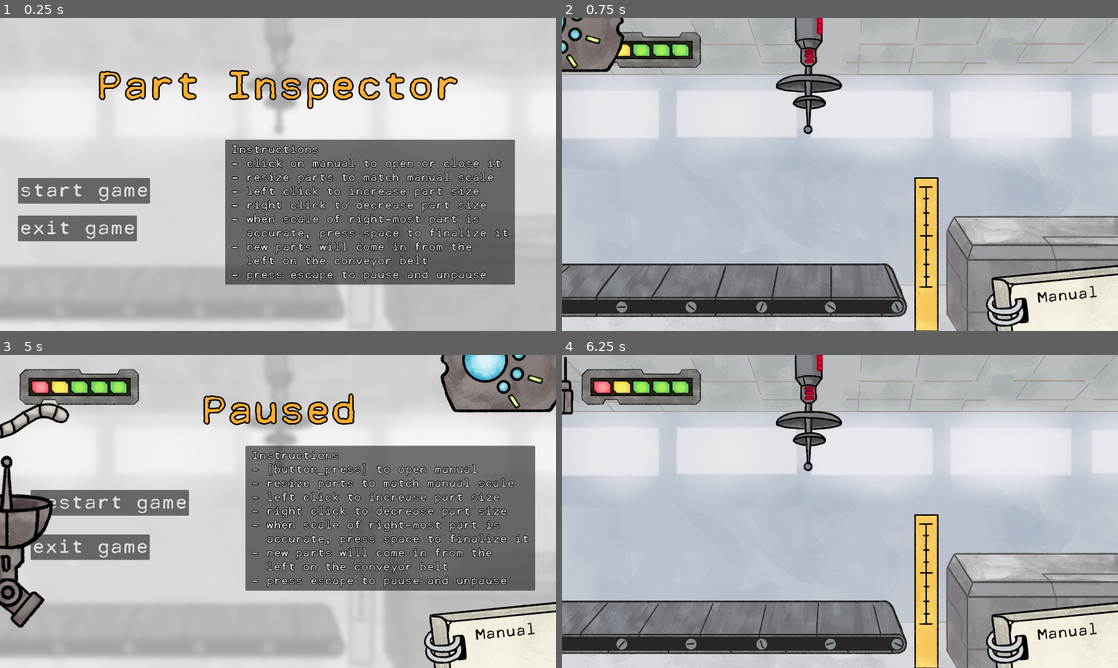
Above: before the commit, frames 1-4 (two rows, left to right).
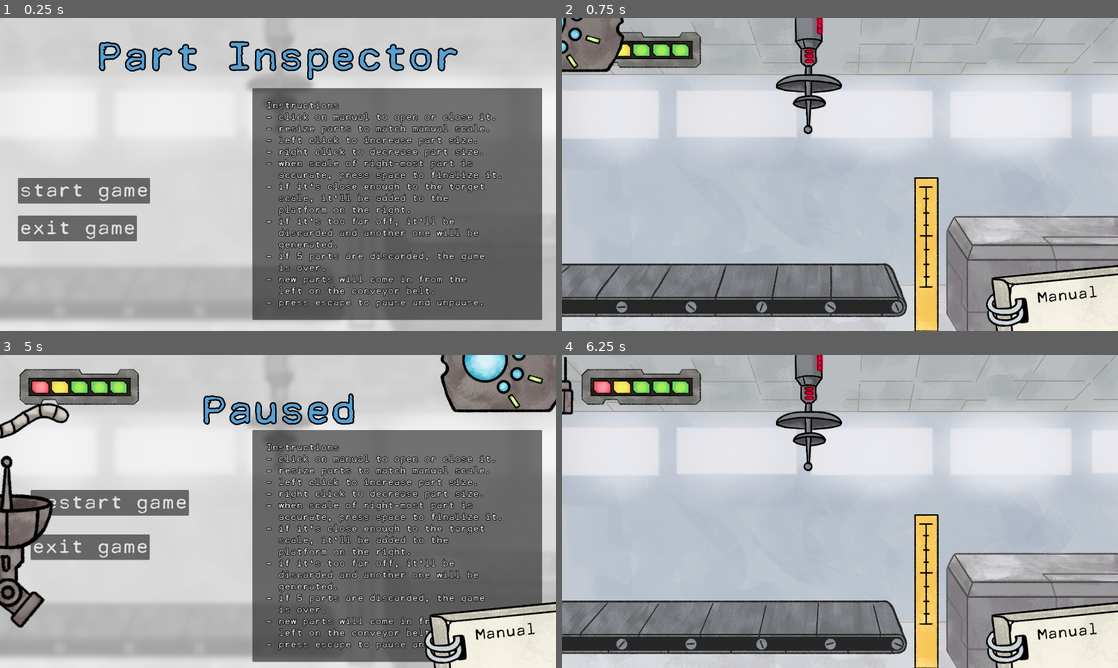
Above: after the commit, the same moments.

Repository: saadjiqbal/tip-the-scales
Game: Godot game, scene res://scenes/main_menu.tscn
Same seed, same stepped clock (60 frames per second), same inputs: the game is played once before the commit and once after it.
Inputs (mouse positions are in pixels of both pictures, inside the frame that each line leads up to):
- Up to frame 1 (0.25 s): no input
- Up to frame 2 (0.75 s): click "start game" at 0.5 s
- Up to frame 3 (5 s): tap Enter (ui_accept) at 1.25, 1.52, 2.27, 3.77, 4.52 s; move the mouse to (400, 495) at 1.27 s; press the mouse at (400, 495) at 1.28 s; move the mouse to (11, 574) at 2.02 s; release the mouse at (11, 574) at 2.03 s; right-click (11, 574) at 2.1 s; click (11, 574) at 2.17 s; move the mouse to (333, 442) at 2.77 s; press the mouse at (333, 442) at 2.78 s; move the mouse to (250, 574) at 3.52 s; release the mouse at (250, 574) at 3.53 s; right-click (250, 574) at 3.6 s; click (250, 574) at 3.67 s; move the mouse to (0, 426) at 4.27 s; press the mouse at (0, 426) at 4.28 s; tap Escape (pause) at 4.9 s
- Up to frame 4 (6.25 s): release the mouse at (562, 426) at 5 s; click "restart game" at 5 s; click "start game" at 5.75 s

The runs differ from the first frame. In frame 1, 30% of the frame differs, in the area x 17-98%, y 7-97%; in frame 2, nothing differs; in frame 3, 20%; in frame 4, nothing differs.

Commit message:
win_screen set up

Diff:
--- a/misc_resources/default_header.tres
+++ b/misc_resources/default_header.tres
@@ -5,6 +5,6 @@
 [resource]
 font = ExtResource("1_u4uyj")
 font_size = 128
-font_color = Color(1, 0.682617, 0.1875, 1)
+font_color = Color(0.336334, 0.625167, 0.835938, 1)
 outline_size = 20
 outline_color = Color(0, 0, 0, 1)
--- a/misc_resources/default_text.tres
+++ b/misc_resources/default_text.tres
@@ -4,7 +4,7 @@
 
 [resource]
 font = ExtResource("1_swdq0")
-font_size = 36
+font_size = 30
 font_color = Color(0.855469, 0.855469, 0.855469, 1)
 outline_size = 8
 outline_color = Color(0, 0, 0, 1)
--- a/scenes/game.tscn
+++ b/scenes/game.tscn
@@ -62,11 +62,11 @@
 offset_right = -443.0
 offset_bottom = 167.0
 
-[node name="Panel2" parent="PauseMenu" index="4"]
-offset_left = -112.0
-offset_top = -227.0
-offset_right = 888.0
-offset_bottom = 273.0
+[node name="Instructionpanel" parent="PauseMenu" index="4"]
+offset_left = -88.0
+offset_top = -281.0
+offset_right = 912.0
+offset_bottom = 519.0
 
 [node name="AudioStreamPlayer" type="AudioStreamPlayer" parent="."]
 stream = ExtResource("8_8ehep")
--- a/scenes/lose_screen.tscn
+++ b/scenes/lose_screen.tscn
@@ -38,7 +38,8 @@
 grow_vertical = 2
 script = ExtResource("1_otipo")
 
-[node name="TextureRect" type="TextureRect" parent="."]
+[node name="BackgroundTexture" type="TextureRect" parent="."]
+modulate = Color(0.394531, 0.394531, 0.394531, 1)
 layout_mode = 1
 anchors_preset = 15
 anchor_right = 1.0
@@ -91,4 +92,4 @@
 position = Vector2(1398, 558)
 sprite_frames = SubResource("SpriteFrames_e6kmd")
 animation = &"fire"
-frame_progress = 0.709306
+frame_progress = 0.573503
--- a/scenes/main_menu.tscn
+++ b/scenes/main_menu.tscn
@@ -15,7 +15,7 @@
 grow_vertical = 2
 script = ExtResource("1_rleit")
 
-[node name="TextureRect" type="TextureRect" parent="."]
+[node name="BackgroundTexture" type="TextureRect" parent="."]
 layout_mode = 1
 anchors_preset = 15
 anchor_right = 1.0
@@ -30,9 +30,9 @@
 anchor_left = 0.5
 anchor_right = 0.5
 offset_left = -627.0
-offset_top = 157.0
+offset_top = 57.0
 offset_right = 627.0
-offset_bottom = 316.0
+offset_bottom = 216.0
 grow_horizontal = 2
 text = "Part Inspector"
 label_settings = ExtResource("1_4rsee")
@@ -64,21 +64,21 @@
 text = "exit game
 "
 
-[node name="Panel2" type="Panel" parent="."]
+[node name="InstructionsLabel" type="Panel" parent="."]
 layout_mode = 1
 anchors_preset = 3
 anchor_left = 1.0
 anchor_top = 1.0
 anchor_right = 1.0
 anchor_bottom = 1.0
-offset_left = -1142.0
-offset_top = -660.0
-offset_right = -142.0
-offset_bottom = -160.0
+offset_left = -1048.0
+offset_top = -838.0
+offset_right = -48.0
+offset_bottom = -38.0
 grow_horizontal = 0
 grow_vertical = 0
 
-[node name="InstructionsLabel" type="Label" parent="Panel2"]
+[node name="InstructionsLabel" type="Label" parent="InstructionsLabel"]
 layout_mode = 1
 anchors_preset = 8
 anchor_left = 0.5
@@ -92,15 +92,23 @@
 grow_horizontal = 2
 grow_vertical = 2
 text = "Instructions
-- click on manual to open or close it
-- resize parts to match manual scale
-- left click to increase part size
-- right click to decrease part size
+- click on manual to open or close it.
+- resize parts to match manual scale.
+- left click to increase part size.
+- right click to decrease part size.
 - when scale of right-most part is
-  accurate, press space to finalize it
+  accurate, press space to finalize it.
+- if it's close enough to the target
+  scale, it'll be added to the
+  platform on the right.
+- if it's too far off, it'll be
+  discarded and another one will be
+  generated.
+- if 5 parts are discarded, the game
+  is over.
 - new parts will come in from the
-  left on the conveyor belt
-- press escape to pause and unpause"
+  left on the conveyor belt.
+- press escape to pause and unpause."
 label_settings = ExtResource("3_x3km6")
 
 [connection signal="pressed" from="StartButton" to="." method="_on_start_button_pressed"]
--- a/scenes/pause_menu.tscn
+++ b/scenes/pause_menu.tscn
@@ -16,7 +16,7 @@
 grow_vertical = 2
 script = ExtResource("1_qwkh3")
 
-[node name="TextureRect" type="TextureRect" parent="."]
+[node name="BackgroundTexture" type="TextureRect" parent="."]
 layout_mode = 1
 anchors_preset = 15
 anchor_right = 1.0
@@ -43,10 +43,10 @@
 anchors_preset = 2
 anchor_top = 1.0
 anchor_bottom = 1.0
-offset_left = 57.0
-offset_top = -571.0
-offset_right = 603.0
-offset_bottom = -483.0
+offset_left = 41.0
+offset_top = -510.0
+offset_right = 587.0
+offset_bottom = -422.0
 grow_vertical = 0
 theme = ExtResource("3_qo2rq")
 text = "restart game"
@@ -56,52 +56,60 @@
 anchors_preset = 2
 anchor_top = 1.0
 anchor_bottom = 1.0
-offset_left = 57.0
-offset_top = -433.0
-offset_right = 468.0
-offset_bottom = -345.0
+offset_left = 41.0
+offset_top = -390.0
+offset_right = 452.0
+offset_bottom = -302.0
 grow_vertical = 0
 theme = ExtResource("3_qo2rq")
 text = "exit game
 "
 
-[node name="Panel2" type="Panel" parent="."]
+[node name="Instructionpanel" type="Panel" parent="."]
 layout_mode = 1
 anchors_preset = 3
 anchor_left = 1.0
 anchor_top = 1.0
 anchor_right = 1.0
 anchor_bottom = 1.0
-offset_left = -1069.0
-offset_top = -747.0
-offset_right = -69.0
-offset_bottom = -247.0
+offset_left = -1048.0
+offset_top = -838.0
+offset_right = -48.0
+offset_bottom = -38.0
 grow_horizontal = 0
 grow_vertical = 0
 
-[node name="InstructionsLabel" type="Label" parent="Panel2"]
+[node name="InstructionsLabel" type="Label" parent="Instructionpanel"]
 layout_mode = 1
 anchors_preset = 8
 anchor_left = 0.5
 anchor_top = 0.5
 anchor_right = 0.5
 anchor_bottom = 0.5
-offset_left = -479.0
-offset_top = -238.5
-offset_right = 479.0
-offset_bottom = 238.5
+offset_left = -453.5
+offset_top = -214.5
+offset_right = 453.5
+offset_bottom = 214.5
 grow_horizontal = 2
 grow_vertical = 2
 text = "Instructions
-- [button_press] to open manual
-- resize parts to match manual scale
-- left click to increase part size
-- right click to decrease part size
+- click on manual to open or close it.
+- resize parts to match manual scale.
+- left click to increase part size.
+- right click to decrease part size.
 - when scale of right-most part is
-  accurate, press space to finalize it
+  accurate, press space to finalize it.
+- if it's close enough to the target
+  scale, it'll be added to the
+  platform on the right.
+- if it's too far off, it'll be
+  discarded and another one will be
+  generated.
+- if 5 parts are discarded, the game
+  is over.
 - new parts will come in from the
-  left on the conveyor belt
-- press escape to pause and unpause"
+  left on the conveyor belt.
+- press escape to pause and unpause."
 label_settings = ExtResource("4_uem5o")
 
 [connection signal="pressed" from="RestartButton" to="." method="_on_restart_button_pressed"]
--- /dev/null
+++ b/scenes/win_screen.gd
@@ -0,0 +1,14 @@
+extends Control
+
+
+# Called when the node enters the scene tree for the first time.
+func _ready() -> void:
+	pass # Replace with function body.
+
+
+# Called every frame. 'delta' is the elapsed time since the previous frame.
+func _process(delta: float) -> void:
+	pass
+
+	get_tree().paused = false
+	get_tree().change_scene_to_file("res://scenes/main_menu.tscn")
--- /dev/null
+++ b/scenes/win_screen.tscn
@@ -0,0 +1,99 @@
+[gd_scene load_steps=9 format=3 uid="uid://crs2fox4rq8t8"]
+
+[ext_resource type="Texture2D" uid="uid://2pw0q6jimw0y" path="res://sprites/scenery/menu.png" id="1_lwlwq"]
+[ext_resource type="Script" path="res://scenes/win_screen.gd" id="1_t6ert"]
+[ext_resource type="Texture2D" uid="uid://boekyecldrqe2" path="res://sprites/merged/merged_0.png" id="2_67bb1"]
+[ext_resource type="LabelSettings" uid="uid://bwyk0l0rth6ab" path="res://misc_resources/default_header.tres" id="3_wn46r"]
+[ext_resource type="Texture2D" uid="uid://cvb7jfkaxmbdu" path="res://sprites/scenery/speech.png" id="4_5flnf"]
+[ext_resource type="Theme" uid="uid://domq57dpstxo7" path="res://misc_resources/default_button_theme.tres" id="4_75wbx"]
+[ext_resource type="FontFile" uid="uid://bm7ctwey0757e" path="res://misc_resources/Cella.ttf" id="6_6k4p6"]
+
+[sub_resource type="LabelSettings" id="LabelSettings_0wuot"]
+font = ExtResource("6_6k4p6")
+font_size = 48
+font_color = Color(0.550919, 0.90625, 0.389404, 1)
+outline_size = 8
+outline_color = Color(0, 0, 0, 1)
+
+[node name="WinScreen" type="Control"]
+layout_mode = 3
+anchors_preset = 15
+anchor_right = 1.0
+anchor_bottom = 1.0
+grow_horizontal = 2
+grow_vertical = 2
+script = ExtResource("1_t6ert")
+
+[node name="BackgroundTexture" type="TextureRect" parent="."]
+layout_mode = 1
+anchors_preset = 15
+anchor_right = 1.0
+anchor_bottom = 1.0
+grow_horizontal = 2
+grow_vertical = 2
+texture = ExtResource("1_lwlwq")
+
+[node name="RobotTexture" type="TextureRect" parent="."]
+layout_mode = 0
+offset_left = 1036.0
+offset_top = 329.0
+offset_right = 1823.0
+offset_bottom = 999.0
+texture = ExtResource("2_67bb1")
+
+[node name="SpeechTexture" type="TextureRect" parent="."]
+layout_mode = 0
+offset_left = 452.0
+offset_top = 412.0
+offset_right = 1292.0
+offset_bottom = 702.0
+texture = ExtResource("4_5flnf")
+
+[node name="TitleLabel" type="Label" parent="."]
+layout_mode = 1
+anchors_preset = 5
+anchor_left = 0.5
+anchor_right = 0.5
+offset_left = -358.5
+offset_top = 74.0
+offset_right = 358.5
+offset_bottom = 233.0
+grow_horizontal = 2
+text = "Success!"
+label_settings = ExtResource("3_wn46r")
+
+[node name="ThanksLabel" type="Label" parent="."]
+layout_mode = 0
+offset_left = 509.0
+offset_top = 459.0
+offset_right = 1248.0
+offset_bottom = 519.0
+text = "Thank you for playing!"
+label_settings = SubResource("LabelSettings_0wuot")
+
+[node name="RestartGame" type="Button" parent="."]
+layout_mode = 1
+anchors_preset = 2
+anchor_top = 1.0
+anchor_bottom = 1.0
+offset_left = 62.0
+offset_top = -339.0
+offset_right = 608.0
+offset_bottom = -251.0
+grow_vertical = 0
+theme = ExtResource("4_75wbx")
+text = "restart game"
+
+[node name="QuitButton" type="Button" parent="."]
+layout_mode = 1
+anchors_preset = 2
+anchor_top = 1.0
+anchor_bottom = 1.0
+offset_left = 62.0
+offset_top = -209.0
+offset_right = 473.0
+offset_bottom = -121.0
+grow_vertical = 0
+theme = ExtResource("4_75wbx")
+text = "exit game
+"
Binary file added: sprites/scenery/speech.png
Not shown, added: sprites/scenery/speech.png.import
Not shown, added: sprites/merged/speech_bubble.kra
